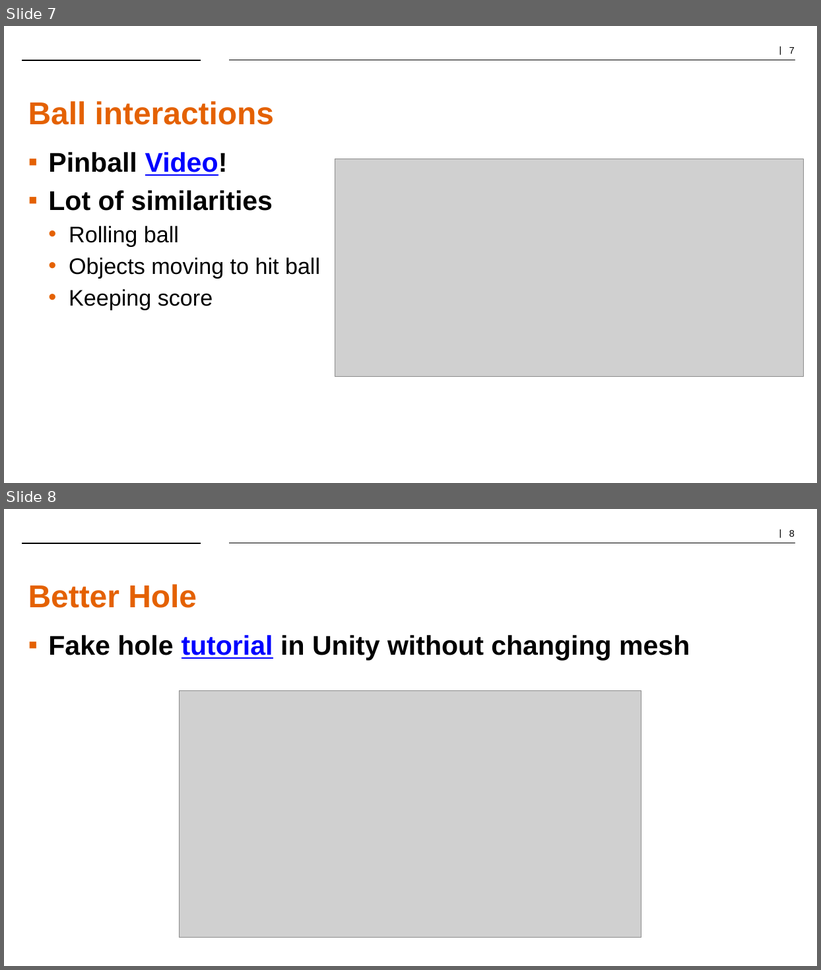
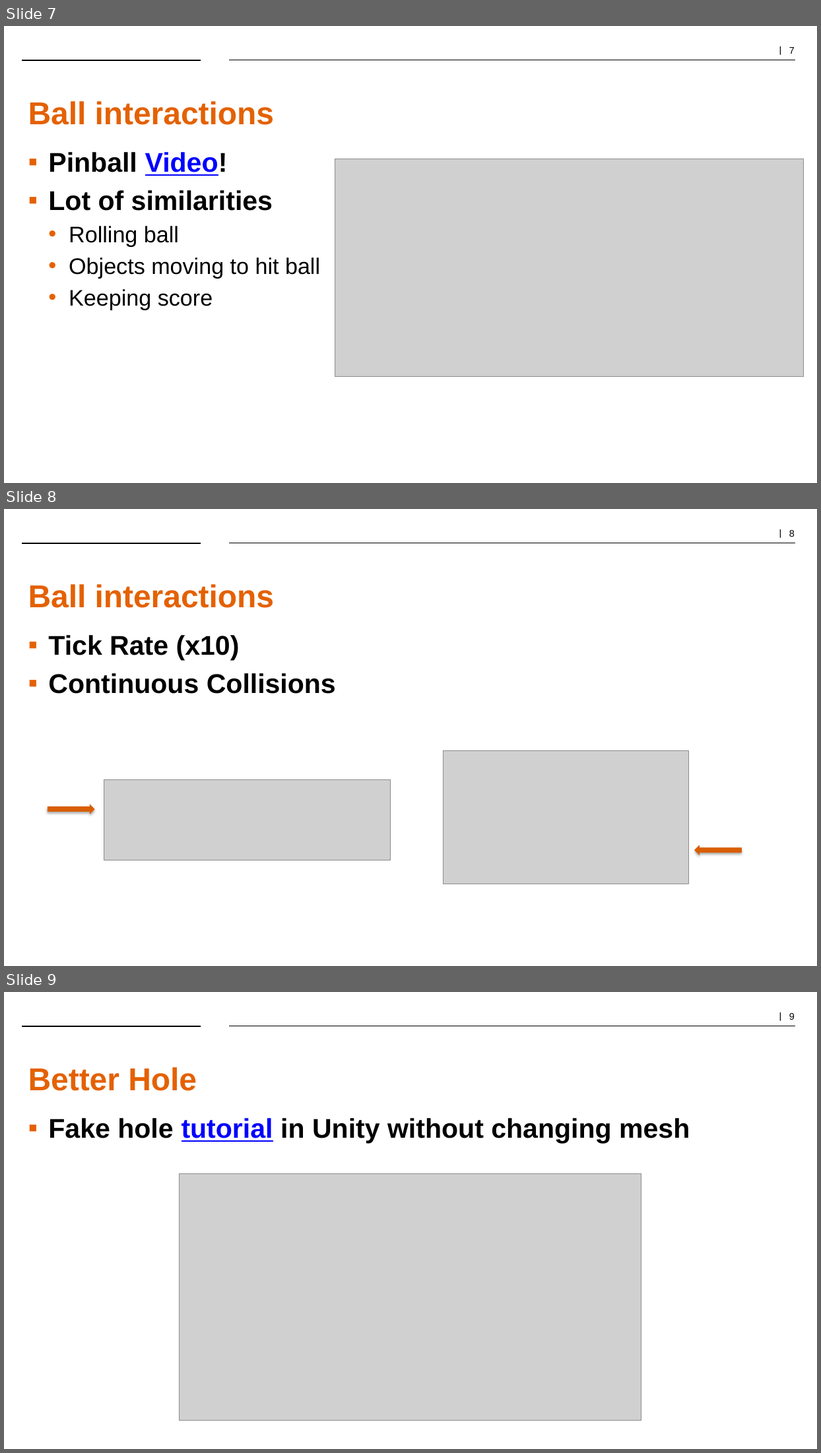
Before and after one commit to jmgregor/IMGS-624, a slide deck: PuttPuttGolfPresentation.pptx. Shown one above the other, each under a label of ours: slides 7 and 8 before the commit, slides 7, 8 and 9 after it. The pictures are 821x970 and 821x1453 pixels, drawn with LibreOffice and Linux fonts; fonts in the diff are those of the drawing; grey boxes stand for pictures; background and template pictures are left out. Boxes give left, top, right and bottom in pixels: in the first picture for what was removed or moved away, otherwise in the second. Text is boxed around its words. In the diff, an @@ line names an element or a change of style, - is before the commit and + after.

```diff
--- a/PuttPuttGolfPresentation.pptx
+++ b/PuttPuttGolfPresentation.pptx
@@ slide 8 added at box(4, 509, 817, 966), background #FFFFFF; not listed: 3 template elements that a slide beside it also shows @@
@@ text added at box(28, 584, 274, 608), 37.3 pt, text #E46102, bold @@
+Ball interactions
@@ text added at box(48, 635, 336, 694), 32 pt, text #000000, bold @@
+▪ Tick Rate (x10)
+▪ Continuous Collisions
@@ picture added at box(443, 751, 688, 885) @@
@@ picture added at box(104, 780, 391, 860) @@
@@ right arrow added at box(48, 804, 95, 815), fill #D95E00 @@
@@ right arrow added at box(694, 845, 742, 855), fill #D95E00 @@
@@ what was slide 8 is now slide 9 @@
```
Also in this commit, not shown: 1 slide changed, 6 other slides added, 3 slides removed, 16 other files.
